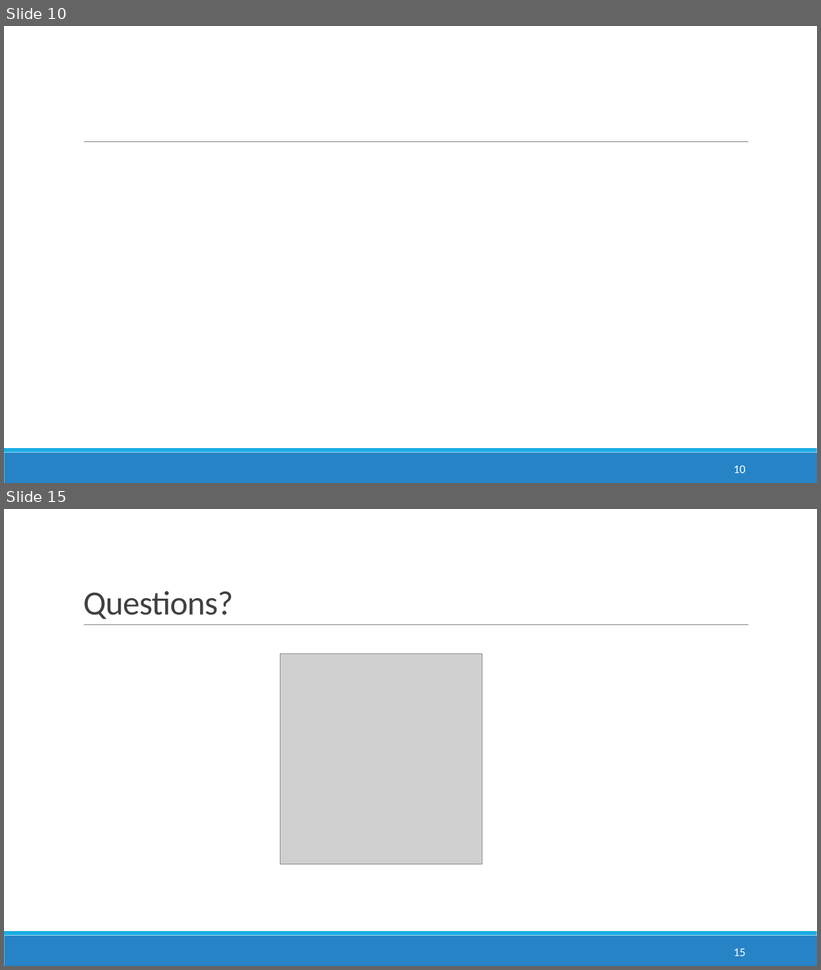
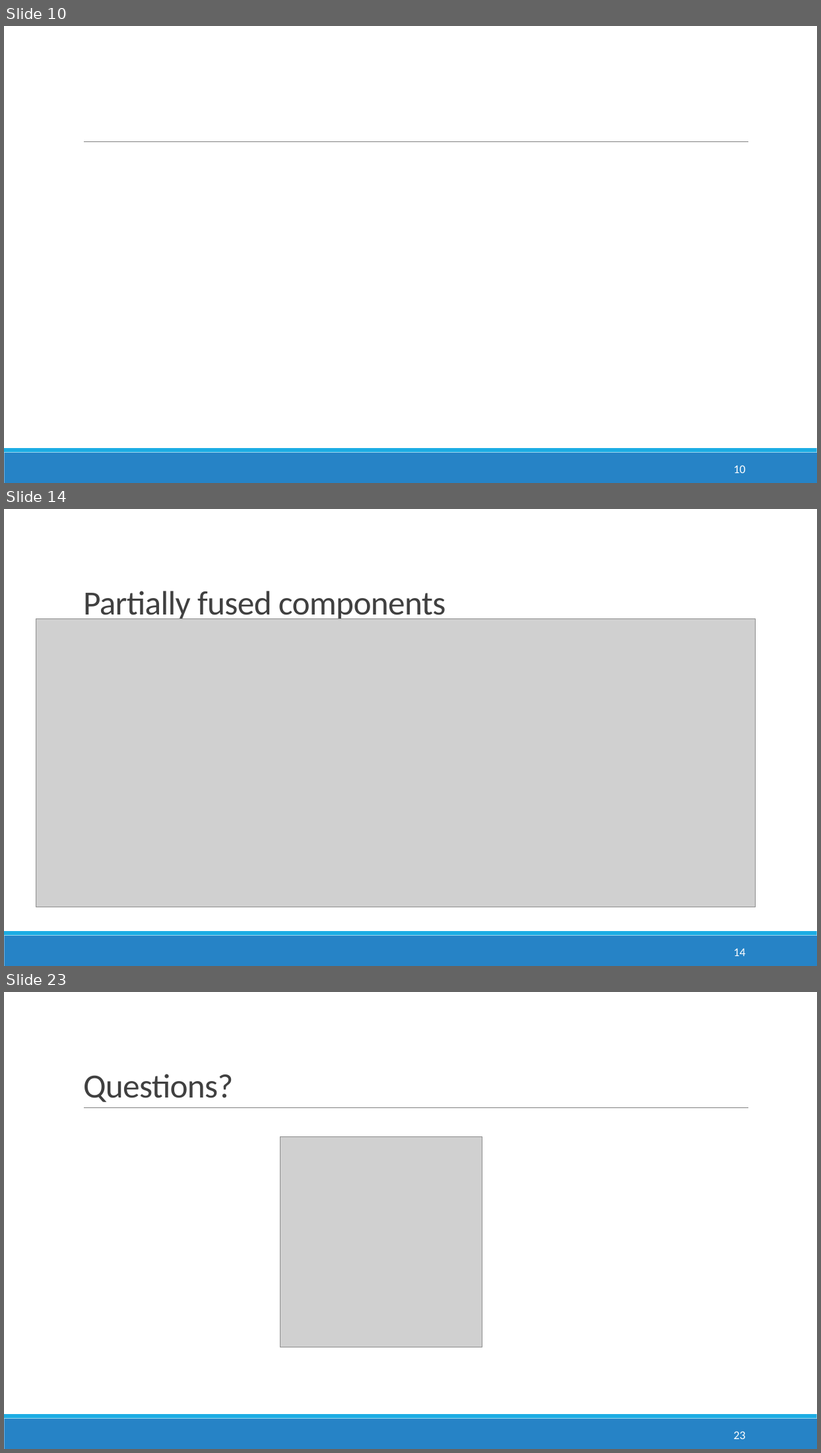
Before and after one commit to anirudhtomer/MScThesis, a slide deck: mid term presentation.pptx. Shown one above the other, each under a label of ours: slides 10 and 15 before the commit, slides 10, 14 and 23 after it; the slides between them are not shown. The pictures are 821x970 and 821x1453 pixels, drawn with LibreOffice and Linux fonts; fonts in the diff are those of the drawing; grey boxes stand for pictures; background and template pictures are left out. Boxes give left, top, right and bottom in pixels: in the first picture for what was removed or moved away, otherwise in the second. Text is boxed around its words. In the diff, an @@ line names an element or a change of style, - is before the commit and + after.

```diff
--- a/mid term presentation.pptx
+++ b/mid term presentation.pptx
@@ slide 14 added at bbox=[4, 509, 817, 966], background #FFFFFF; not listed: 2 template elements that a slide beside it also shows @@
@@ title added at bbox=[83, 591, 446, 623], 40 pt, text #404040 @@
+Partially fused components
@@ picture added at bbox=[36, 619, 756, 908] @@
@@ page number added at bbox=[734, 949, 746, 956], 14 pt, text #FFFFFF @@
+14
@@ what was slide 15 is now slide 23 @@
@@ page number at bbox=[734, 1432, 746, 1439]: text changed @@
-15
+23
```
Also in this commit, not shown: 5 slides changed, 10 other slides added, 3 slides removed, 20 other files.
